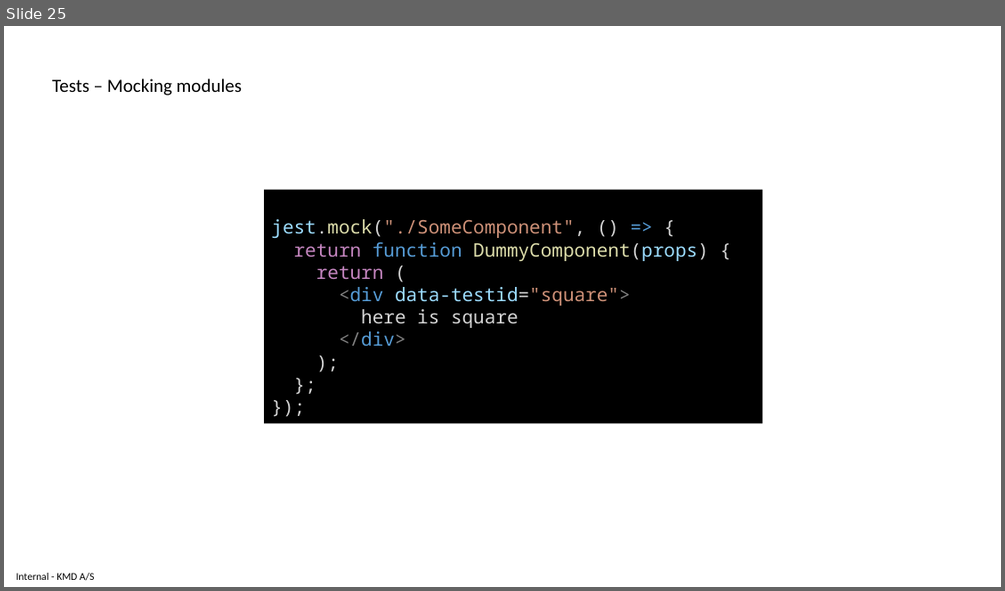
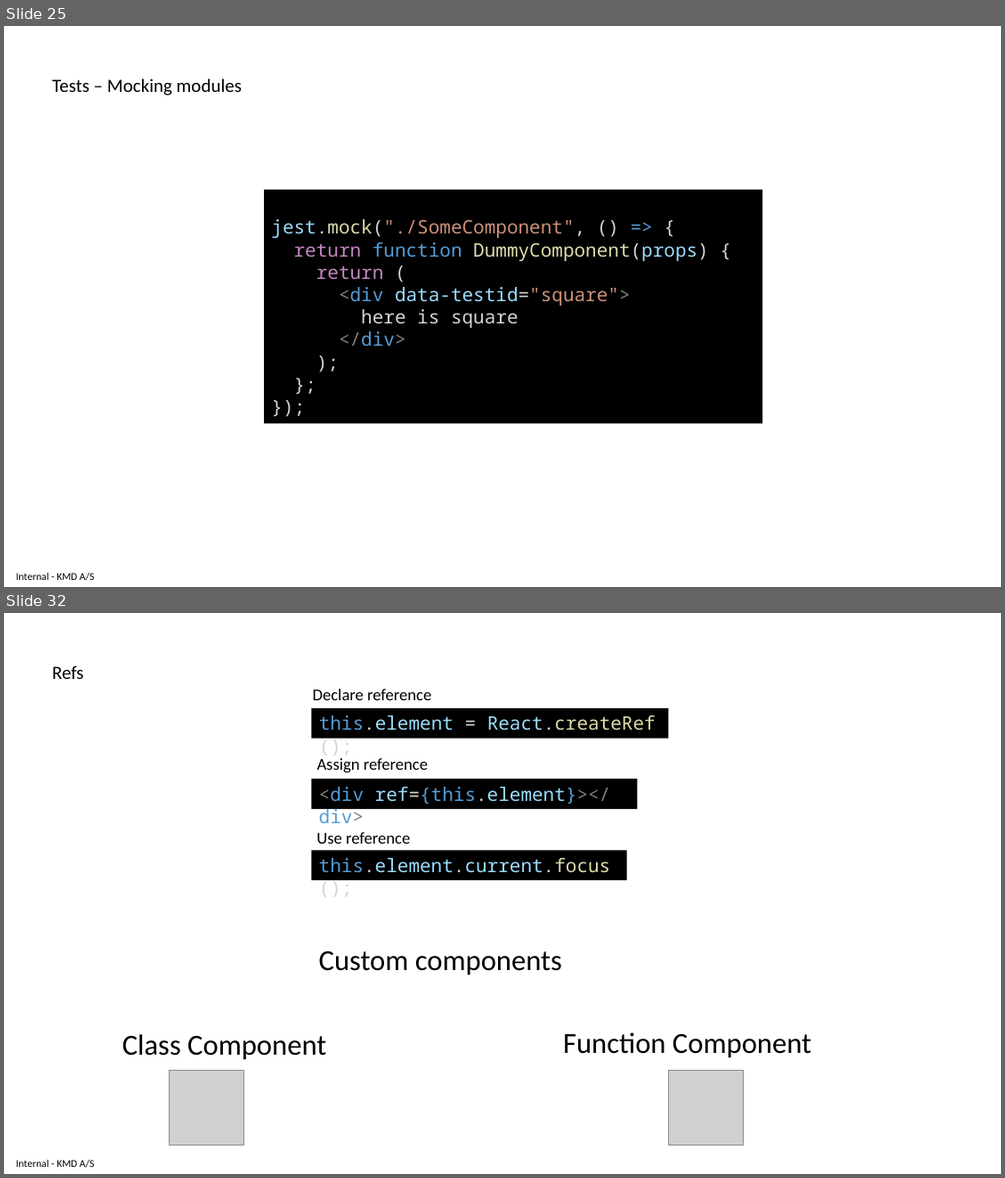
Before and after one commit to delprzemo/reactjs-starter, a slide deck: tutorial/ReactjsTraining.pptx. Shown one above the other, each under a label of ours: slide 25 before the commit, slides 25 and 32 after it; the slides between them are not shown. The pictures are 1005x591 and 1005x1178 pixels, drawn with LibreOffice and Linux fonts; fonts in the diff are those of the drawing; grey boxes stand for pictures. Boxes give left, top, right and bottom in pixels: in the first picture for what was removed or moved away, otherwise in the second. Text is boxed around its words. In the diff, an @@ line names an element or a change of style, - is before the commit and + after.

Commit message:
Exercise 23: Change square component to use React hooks

```diff
--- a/tutorial/ReactjsTraining.pptx
+++ b/tutorial/ReactjsTraining.pptx
@@ slide 32 added at [4,613,1001,1174], background #FFFFFF; not listed: 1 template element that a slide beside it also shows @@
@@ text added at [52,666,84,679], 18 pt, text #000000 @@
+Refs
@@ text added at [313,689,431,700], 16 pt, text #000000 @@
+Declare reference
@@ rectangle added at [311,708,668,738], fill #000000, 18 pt, text #9CDCFE @@
+this.element = React.createRef();
@@ text added at [317,758,428,773], 16 pt, text #000000 @@
+Assign reference
@@ rectangle added at [311,779,638,809], fill #000000, 18 pt, text #569CD6 @@
+<div ref={this.element}></div>
@@ rectangle added at [311,850,627,880], fill #000000, 18 pt, text #9CDCFE @@
+this.element.current.focus();
@@ text added at [316,832,410,844], 16 pt, text #000000 @@
+Use reference
@@ text added at [319,950,562,975], 28 pt, text #000000 @@
+Custom components
@@ text added at [122,1034,326,1060], 28 pt, text #000000 @@
+Class Component
@@ text added at [563,1032,811,1058], 28 pt, text #000000 @@
+Function Component
@@ picture added at [170,1070,244,1144] @@
@@ picture added at [669,1070,744,1144] @@
```
Also in this commit, not shown: 14 other slides added, 1 other file.
